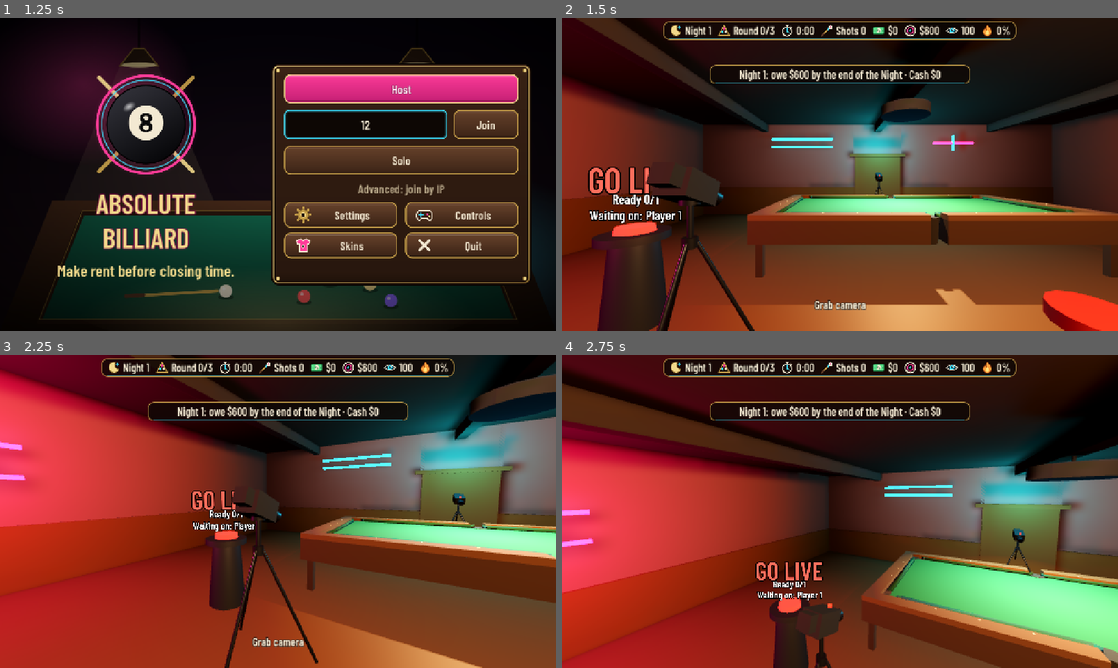
Above: before the commit, frames 1-4 (two rows, left to right).
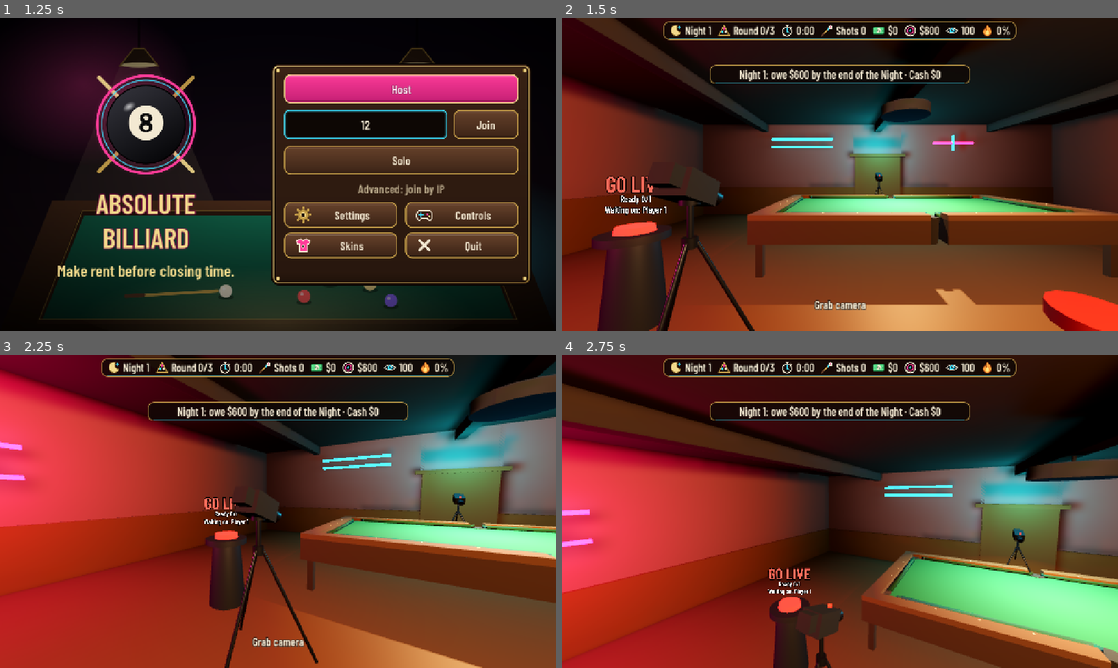
Above: after the commit, the same moments.

Repository: Cleans3/absolute-billiard
Game: Godot game, scene res://src/levels/Lobby.tscn
The game is run twice, just before and just after one commit, with the same random seed, the same clock (stepped at 60 frames per second) and the same inputs.
Inputs (mouse positions are in pixels of both pictures, inside the frame that each line leads up to):
- Up to frame 1 (1.25 s): click (366, 124) at 0.52 s; type "12" at 0.6 s
- Up to frame 2 (1.5 s): click "Solo" at 1.25 s
- Up to frame 3 (2.25 s): tap Enter at 2 s; move the mouse to (305, 511) at 2.02 s; hold E (elevate_up) from 2.03 s (still down); tap 1 (call_pocket_1) at 2.1 s; click (305, 511) at 2.17 s
- Up to frame 4 (2.75 s): keep holding E (elevate_up); tap Space (jump) at 2.27 s

Frame 1 is identical in both runs. In frame 2, 1.5% of the frame differs, in the area x 4-22%, y 47-66%; in frame 3, 0.7%; in frame 4, 0.9%.

Commit message:
flow: loading bar drawn without theme help, smaller pedestal labels
Co-Authored-By: Claude Sonnet 5.5 <noreply@anthropic.com>

Diff:
--- a/src/gameplay/bar/GoLivePedestal.tscn
+++ b/src/gameplay/bar/GoLivePedestal.tscn
@@ -57,17 +57,17 @@
 material_override = SubResource("glow")
 
 [node name="Title" type="Label3D" parent="."]
-transform = Transform3D(1, 0, 0, 0, 1, 0, 0, 0, 1, 0, 1.55, 0)
+transform = Transform3D(1, 0, 0, 0, 1, 0, 0, 0, 1, 0, 1.5, 0)
 billboard = 2
-pixel_size = 0.004
+pixel_size = 0.0025
 modulate = Color(1, 0.35, 0.3, 1)
 outline_size = 14
 text = "GO LIVE"
 font_size = 96
 
 [node name="Status" type="Label3D" parent="."]
-transform = Transform3D(1, 0, 0, 0, 1, 0, 0, 0, 1, 0, 1.25, 0)
+transform = Transform3D(1, 0, 0, 0, 1, 0, 0, 0, 1, 0, 1.28, 0)
 billboard = 2
-pixel_size = 0.003
+pixel_size = 0.002
 outline_size = 10
 font_size = 48
--- a/src/ui/loading_screen.gd
+++ b/src/ui/loading_screen.gd
@@ -25,6 +25,8 @@
 
 func _ready() -> void:
 	_cancel.pressed.connect(cancelled.emit)
+	_bar.add_theme_stylebox_override(&"background", _box(Color(0.25, 0.17, 0.12)))  # the project theme draws no ProgressBar
+	_bar.add_theme_stylebox_override(&"fill", _box(Color(0.89, 0.67, 0.25)))
 	_refresh()
 
 
@@ -51,6 +53,13 @@
 	_done = done
 	_roster = roster
 	_refresh()
+
+
+static func _box(color: Color) -> StyleBoxFlat:
+	var b := StyleBoxFlat.new()
+	b.bg_color = color
+	b.set_corner_radius_all(6)
+	return b
 
 
 ## The local PlayerSlot has replicated into the new MainLevel: the bar is playable.
